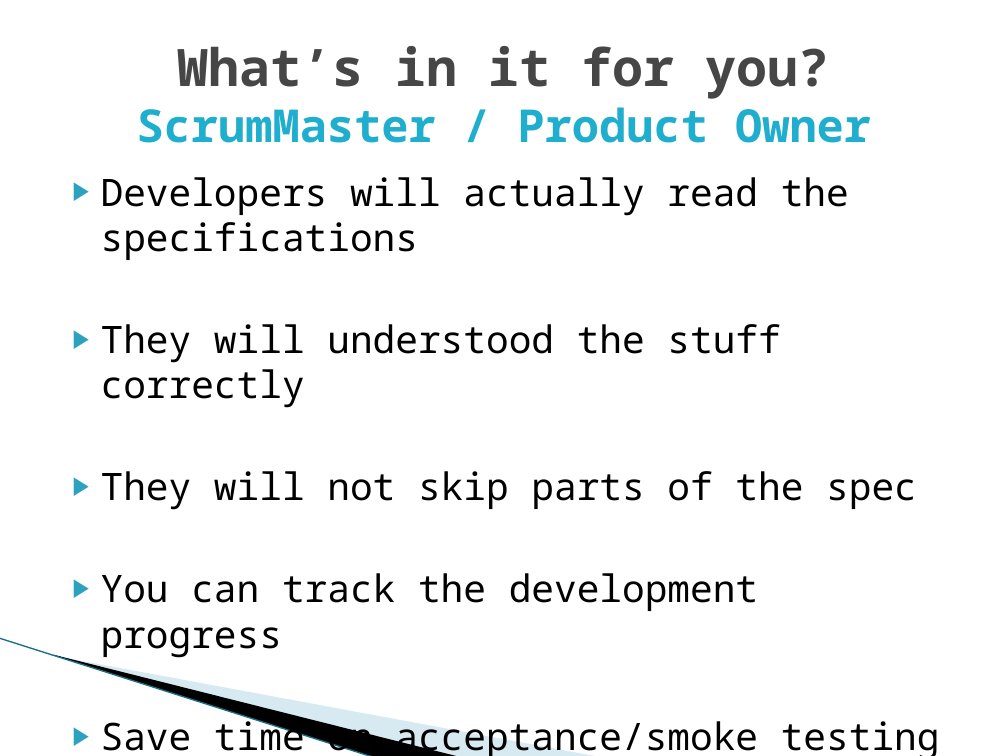
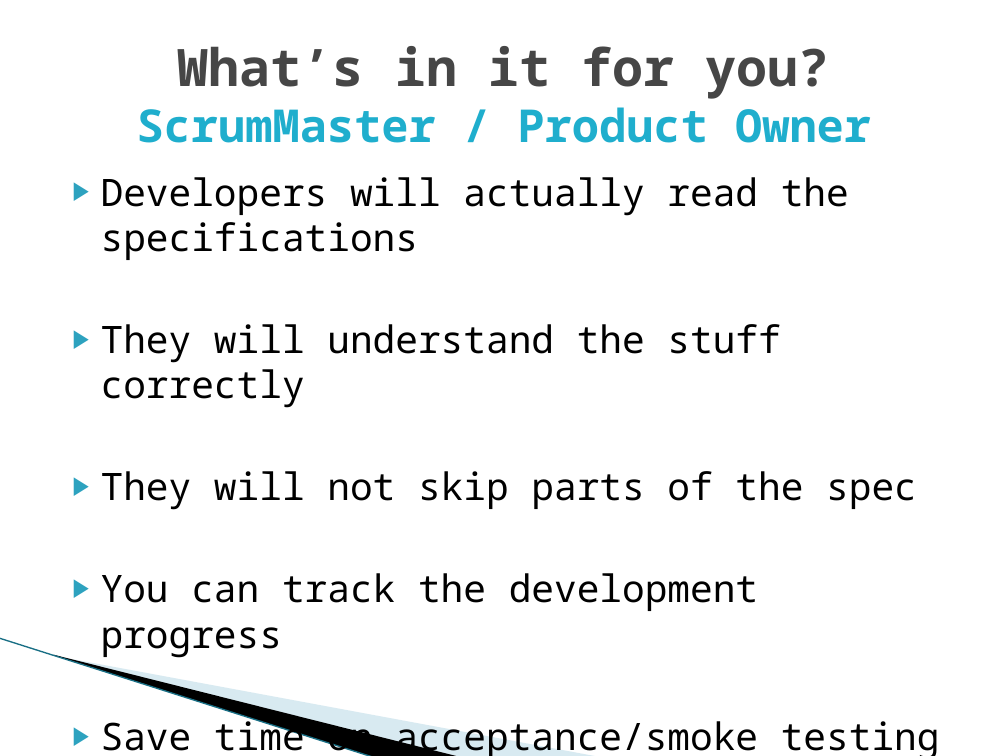
Before and after one commit to michelgrootjans/agileacceptancetesting, a slide deck: slide 19 of Slides/20090514_iLearn_AgileAcceptanceTesting.pptx (slide 18 before the commit). Drawn at 1008x756 pixels with LibreOffice and Linux fonts; fonts in the diff are those of the drawing; background and template pictures are left out. Boxes give left, top, right and bottom in pixels: in the first picture for what was removed or moved away, otherwise in the second. Text is boxed around its words. In the diff, an @@ line names an element or a change of style, - is before the commit and + after.

```diff
--- a/Slides/20090514_iLearn_AgileAcceptanceTesting.pptx
+++ b/Slides/20090514_iLearn_AgileAcceptanceTesting.pptx
@@ text at [101,324,780,408]: text changed @@
-▶ They will understood the stuff correctly
+▶ They will understand the stuff correctly
```
Also in this commit, not shown: 7 other slides changed, 2 slides added, 1 other file.
